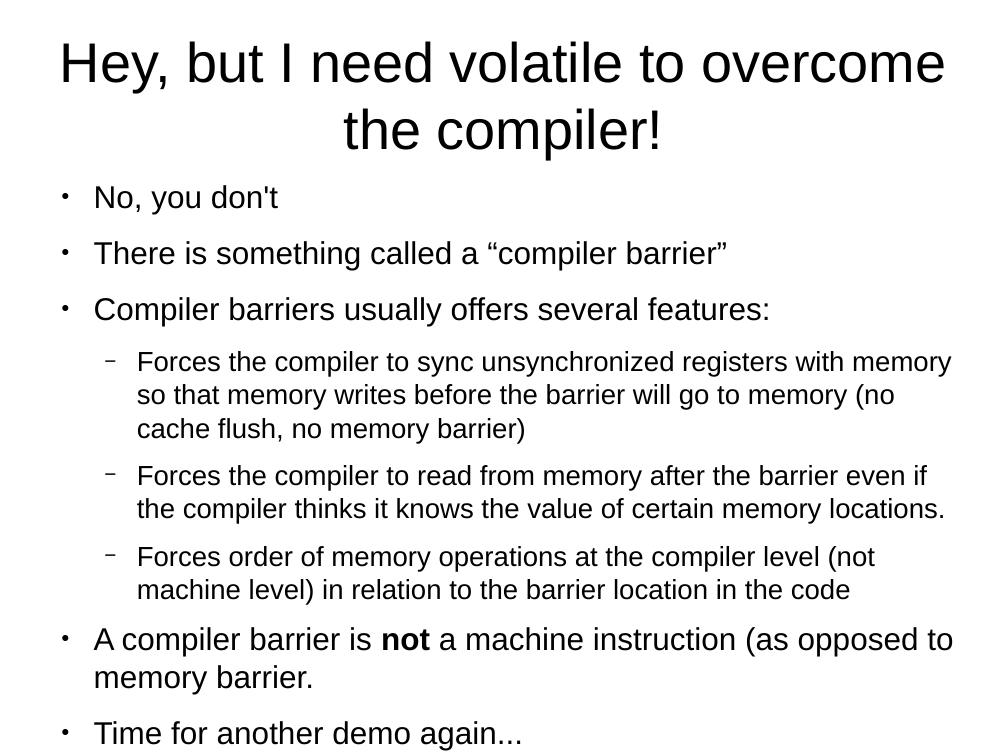
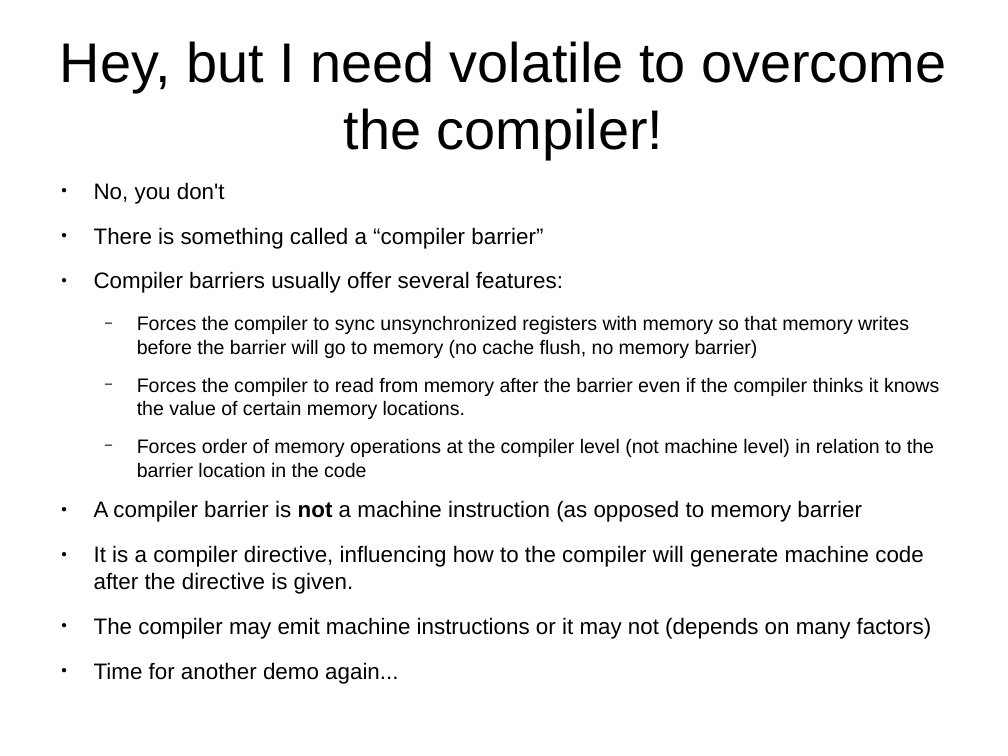
Before and after one commit to veltzer/demos-linux, a slide deck: slide 10 of doc/odp/volatile.odp (slide 9 before the commit). Drawn at 1008x756 pixels with LibreOffice and Linux fonts; fonts in the diff are those of the drawing. Boxes give left, top, right and bottom in pixels: in the first picture for what was removed or moved away, otherwise in the second. Text is boxed around its words. In the diff, an @@ line names an element or a change of style, - is before the commit and + after.

```diff
--- a/doc/odp/volatile.odp
+++ b/doc/odp/volatile.odp
@@ text at [94,182,939,684]: size 24.8 to 17.6 pt in "No, you don't", "There is something called a “compiler barrier”", "Time for another demo again..."; size 21.7 to 15.4 pt in "Forces the compiler to sync unsynchronized registers ...", "Forces the compiler to read from memory ...", "Forces order of memory operations at the ..." @@
@@ text at [94,271,563,293]: text changed; size 24.8 to 17.6 pt @@
-● Compiler barriers usually offers several features:
+● Compiler barriers usually offer several features:
@@ text at [94,500,932,639]: text changed; size 24.8 to 17.6 pt @@
-● A compiler barrier is not a machine instruction (as opposed to memory barrier.
+● A compiler barrier is not a machine instruction (as opposed to memory barrier
+● It is a compiler directive, influencing how to the compiler will generate machine code after the directive is given.
+● The compiler may emit machine instructions or it may not (depends on many factors)
```
Also in this commit, not shown: 3 other slides changed, 1 slide added.
